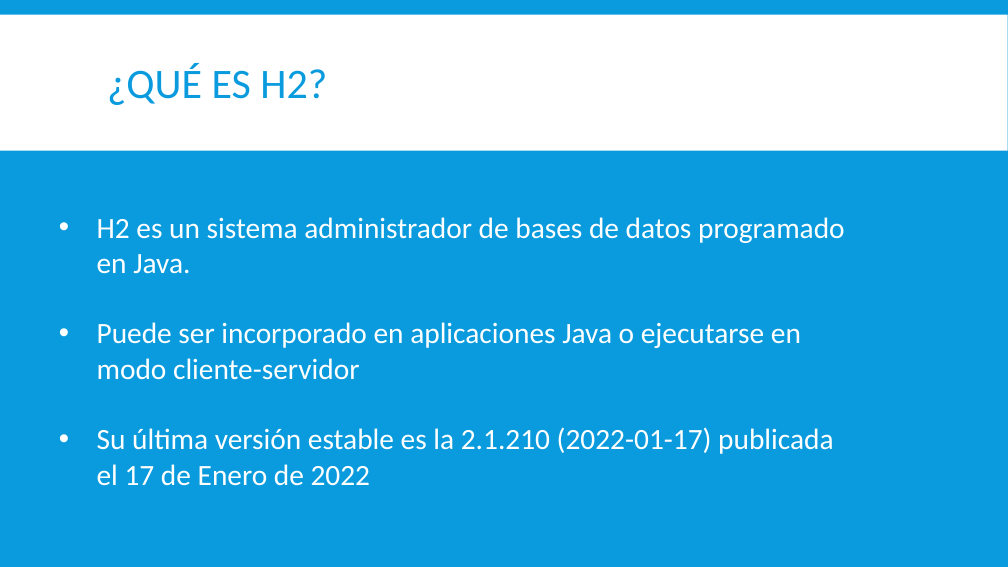
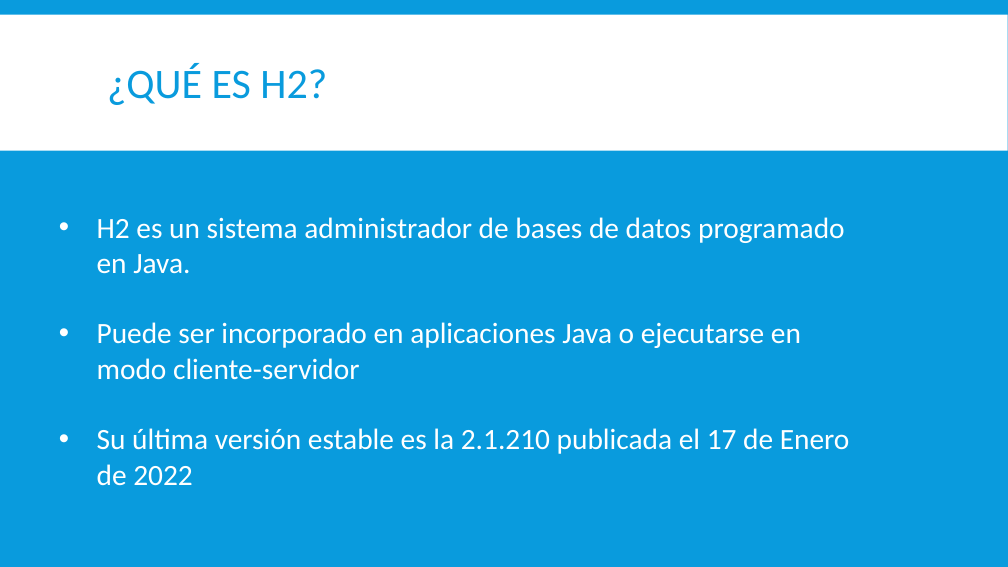
Before and after one commit to Adrian1998-java/H2_Java, a slide deck: slide 3 of Documentos Word y PP/Base de datos embebida h2.pptx. Drawn at 1008x567 pixels with LibreOffice and Linux fonts; fonts in the diff are those of the drawing. Boxes give left, top, right and bottom in pixels: in the first picture for what was removed or moved away, otherwise in the second. Text is boxed around its words. In the diff, an @@ line names an element or a change of style, - is before the commit and + after.

```diff
--- a/Documentos Word y PP/Base de datos embebida h2.pptx
+++ b/Documentos Word y PP/Base de datos embebida h2.pptx
@@ text at <box>97,428,850,486</box>: text changed @@
-• Su última versión estable es la 2.1.210 (2022-01-17) publicada el 17 de Enero de 2022
+• Su última versión estable es la 2.1.210 publicada el 17 de Enero de 2022
```
Also in this commit, not shown: 2 other slides changed, 1 slide added.
